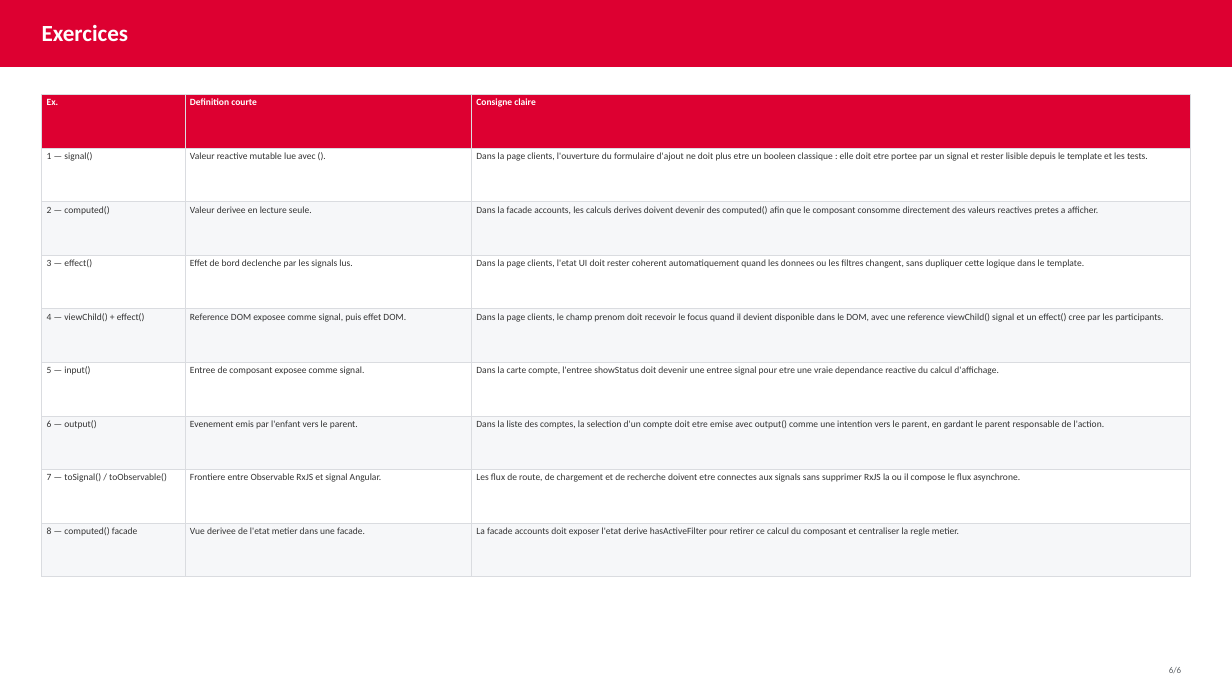
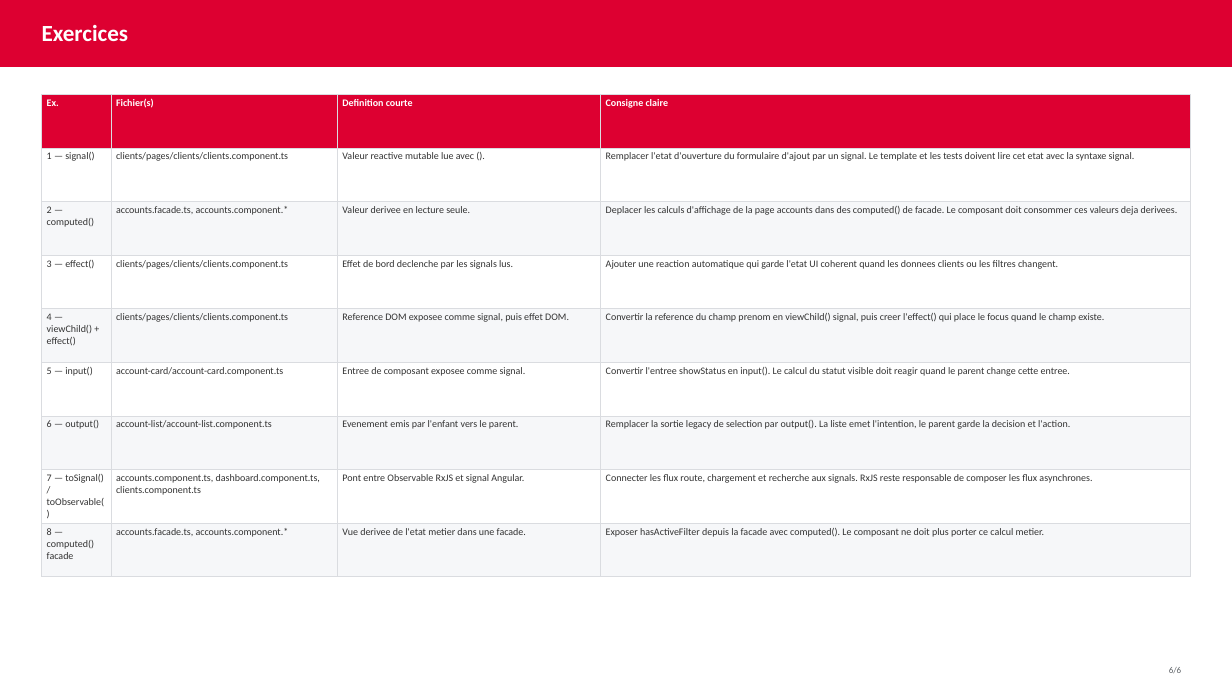
Before and after one commit to AchrafSlaoui/dojo-angular, a slide deck: slide 6 of docs/dojo-signals.pptx. Drawn at 1232x693 pixels with LibreOffice and Linux fonts; fonts in the diff are those of the drawing. Boxes give left, top, right and bottom in pixels: in the first picture for what was removed or moved away, otherwise in the second. Text is boxed around its words. In the diff, an @@ line names an element or a change of style, - is before the commit and + after.

Commit message:
reference fichiers dans consignes pptx

```diff
--- a/docs/dojo-signals.pptx
+++ b/docs/dojo-signals.pptx
@@ table at (42, 94, 1190, 577) @@
-column 2: Definition courte | Valeur reactive mutable lue avec (). | Valeur derivee en lecture seule. | Effet de bord declenche par les signals lus. | Reference DOM exposee comme signal, puis effet DOM. | Entree de composant exposee comme signal. | Evenement emis par l'enfant vers le parent. | Frontiere entre Observable RxJS et signal Angular. | Vue derivee de l'etat metier dans une facade.
-column 3: Consigne claire | Dans la page clients, l'ouverture du formulaire d'ajout ne doit plus etre un booleen classique : elle doit etre portee par un signal et rester lisible depuis le template et les tests. | Dans la facade accounts, les calculs derives doivent devenir des computed() afin que le composant consomme directement des valeurs reactives pretes a afficher. | Dans la page clients, l'etat UI doit rester coherent automatiquement quand les donnees ou les filtres changent, sans dupliquer cette logique dans le template. | Dans la page clients, le champ prenom doit recevoir le focus quand il devient disponible dans le DOM, avec une reference viewChild() signal et un effect() cree par les participants. | Dans la carte compte, l'entree showStatus doit devenir une entree signal pour etre une vraie dependance reactive du calcul d'affichage. | Dans la liste des comptes, la selection d'un compte doit etre emise avec output() comme une intention vers le parent, en gardant le parent responsable de l'action. | Les flux de route, de chargement et de recherche doivent etre connectes aux signals sans supprimer RxJS la ou il compose le flux asynchrone. | La facade accounts doit exposer l'etat derive hasActiveFilter pour retirer ce calcul du composant et centraliser la regle metier.
+column 2: Fichier(s) | clients/pages/clients/clients.component.ts | accounts.facade.ts, accounts.component.* | clients/pages/clients/clients.component.ts | clients/pages/clients/clients.component.ts | account-card/account-card.component.ts | account-list/account-list.component.ts | accounts.component.ts, dashboard.component.ts, clients.component.ts | accounts.facade.ts, accounts.component.*
+column 3: Definition courte | Valeur reactive mutable lue avec (). | Valeur derivee en lecture seule. | Effet de bord declenche par les signals lus. | Reference DOM exposee comme signal, puis effet DOM. | Entree de composant exposee comme signal. | Evenement emis par l'enfant vers le parent. | Pont entre Observable RxJS et signal Angular. | Vue derivee de l'etat metier dans une facade.
+column 4: Consigne claire | Remplacer l'etat d'ouverture du formulaire d'ajout par un signal. Le template et les tests doivent lire cet etat avec la syntaxe signal. | Deplacer les calculs d'affichage de la page accounts dans des computed() de facade. Le composant doit consommer ces valeurs deja derivees. | Ajouter une reaction automatique qui garde l'etat UI coherent quand les donnees clients ou les filtres changent. | Convertir la reference du champ prenom en viewChild() signal, puis creer l'effect() qui place le focus quand le champ existe. | Convertir l'entree showStatus en input(). Le calcul du statut visible doit reagir quand le parent change cette entree. | Remplacer la sortie legacy de selection par output(). La liste emet l'intention, le parent garde la decision et l'action. | Connecter les flux route, chargement et recherche aux signals. RxJS reste responsable de composer les flux asynchrones. | Exposer hasActiveFilter depuis la facade avec computed(). Le composant ne doit plus porter ce calcul metier.
```
Also in this commit, not shown: 2 other files.
